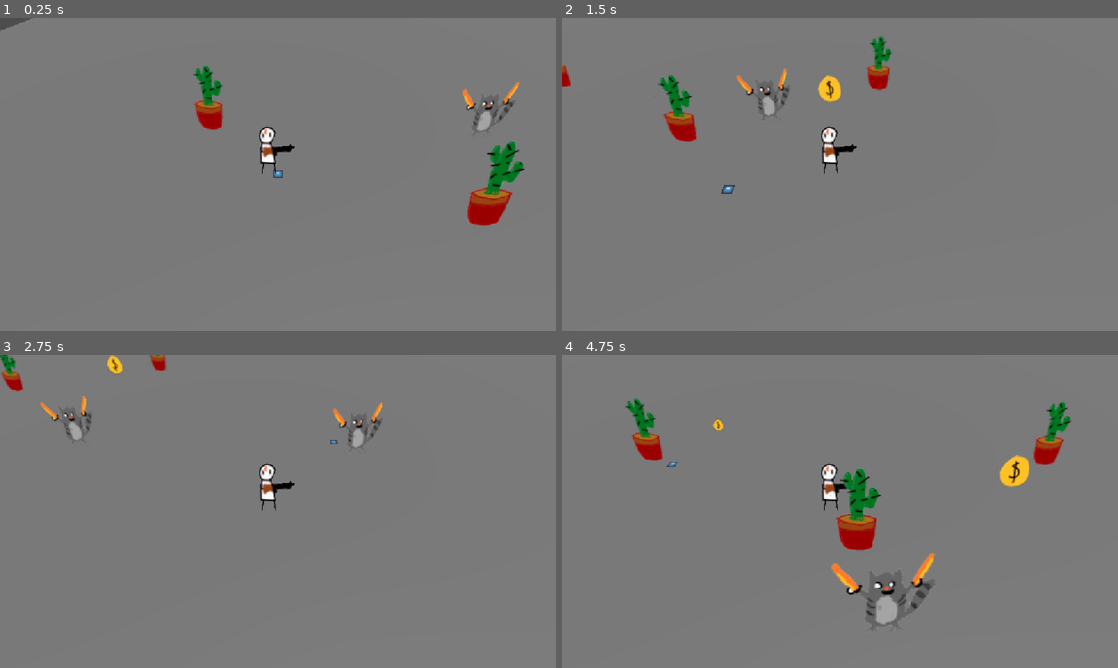
Above: before the commit, frames 1-4 (two rows, left to right).
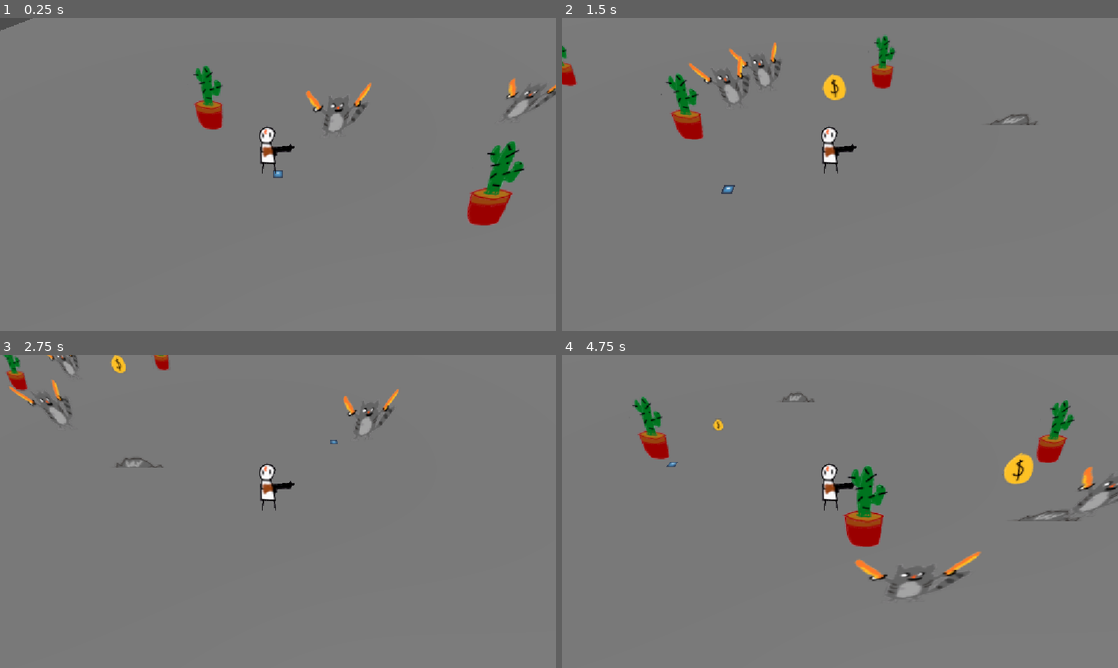
Above: after the commit, the same moments.

Repository: gmuGADIG/DEADSHOT
Game: Godot game, scene res://test_scenes/example_scene.tscn
Same seed, same stepped clock (60 frames per second), same inputs: the game is played once before the commit and once after it. This scene is started directly instead of the project's main scene. The engine's default icon, where the game draws it, is replaced by a stand-in: a white triangle on a blue panel in a dark square.
Inputs (mouse positions are in pixels of both pictures, inside the frame that each line leads up to):
- Up to frame 1 (0.25 s): no input
- Up to frame 2 (1.5 s): move the mouse to (962, 158) at 0.52 s; press the mouse at (962, 158) at 0.53 s; hold D (move_right) 0.53-1.28 s; tap E (interact) at 0.8, 1.35 s; move the mouse to (728, 190) at 1.27 s; release the mouse at (728, 190) at 1.28 s; hold S (move_down) from 1.28 s (still down)
- Up to frame 3 (2.75 s): click (166, 527) at 1.55 s; move the mouse to (333, 442) at 2.02 s; release S (move_down) at 2.03 s; press the mouse at (333, 442) at 2.03 s; hold D (move_right) from 2.03 s (still down); tap E (interact) at 2.3 s
- Up to frame 4 (4.75 s): move the mouse to (812, 574) at 2.77 s; release D (move_right) at 2.78 s; release the mouse at (812, 574) at 2.78 s; hold W (move_up) 2.78-3.53 s; tap E (interact) at 2.85 s; click (812, 574) at 3.05 s; move the mouse to (1006, 558) at 3.52 s; hold E (interact) 3.53-4.28 s; hold A (move_left) from 3.53 s (still down); tap Space (roll) at 3.6 s; move the mouse to (673, 464) at 4.27 s; click (673, 464) at 4.35 s

The runs differ from the first frame. In frame 1, 1.1% of the frame differs, in the area x 55-100%, y 19-36%; in frame 2, 2.7%; in frame 3, 1.8%; in frame 4, 4.8%, in the area x 11-100%, y 12-86%.

Commit message:
test bird swarm
added a test bird swarm enemy that shoots things and has a cooldown

Diff:
--- a/test_scenes/example_scene.tscn
+++ b/test_scenes/example_scene.tscn
@@ -1,6 +1,7 @@
-[gd_scene load_steps=8 format=3 uid="uid://d3o7riajla512"]
+[gd_scene load_steps=9 format=3 uid="uid://d3o7riajla512"]
 
 [ext_resource type="PackedScene" uid="uid://cr05xakri7lnw" path="res://world/floor/floor_gen.tscn" id="1_plfsl"]
+[ext_resource type="Script" uid="uid://dxqyfeho7h847" path="res://world/enemy/bird_swarm/bird_swarm_enemy.gd" id="2_0u0ns"]
 [ext_resource type="Texture2D" uid="uid://cjbsq7rk6r3h4" path="res://temp_art/gartic/cactus.png" id="2_p5u37"]
 [ext_resource type="Texture2D" uid="uid://sxaysn4gqoxo" path="res://temp_art/gartic/coin.png" id="3_p5u37"]
 [ext_resource type="PackedScene" uid="uid://dxdkwdigtcn43" path="res://world/enemy/test/enemy_test.tscn" id="4_wceyb"]
@@ -22,6 +23,13 @@
 
 [node name="EnemyTest" parent="." instance=ExtResource("4_wceyb")]
 transform = Transform3D(1, 0, 0, 0, 1, 0, 0, 0, 1, 9.249423, 4.7683716e-07, -2.0285115)
+max_hp = 15.0
+damage = 2.0
+movement_speed = 3.0
+
+[node name="bird swarm" parent="." instance=ExtResource("4_wceyb")]
+transform = Transform3D(1, 0, 0, 0, 1, 0, 0, 0, 1, 1.6531527, 0, -2.029)
+script = ExtResource("2_0u0ns")
 
 [node name="EnemyTest2" parent="." instance=ExtResource("4_wceyb")]
 transform = Transform3D(1, 0, 0, 0, 1, 0, 0, 0, 1, 34.517376, 4.7683716e-07, 10.03973)
--- /dev/null
+++ b/world/enemy/bird_swarm/bird_swarm_enemy.gd
@@ -0,0 +1,22 @@
+extends EnemyBase
+
+var timer : float = 0.0;
+
+func hostile() -> void:
+	#spawn projectiles when closing in on player
+	timer += get_process_delta_time();
+
+	if(timer >= 0.5):
+		var bullet: Bullet = preload("res://world/enemy/bird_swarm/homing_bird.tscn").instantiate();
+		get_tree().current_scene.add_child(bullet);
+		var dir: Vector3 = player.global_position - self.global_position;
+		dir.y = 0;
+		dir = dir.normalized();
+		bullet.fire(self, dir);
+		timer = 0;
+	set_movement_target(player.global_position);
+	should_move = not is_close_to_destination();
+
+func attack() -> void:
+	#damage player when close
+	pass
--- /dev/null
+++ b/world/enemy/bird_swarm/homing_bird.tscn
@@ -0,0 +1,17 @@
+[gd_scene load_steps=4 format=3 uid="uid://dbt7qhhjoclsd"]
+
+[ext_resource type="Texture2D" uid="uid://d3sodqao5sedc" path="res://temp_art/gartic/rock.png" id="1_oi4u5"]
+[ext_resource type="Script" uid="uid://bykjiyhskge1i" path="res://world/player/weapon/bullet/player_bullet.gd" id="1_somxi"]
+
+[sub_resource type="SphereShape3D" id="SphereShape3D_somxi"]
+
+[node name="HomingBird" type="Area3D"]
+script = ExtResource("1_somxi")
+atk_damage = 1
+atk_source = 1
+
+[node name="Sprite3D" type="Sprite3D" parent="."]
+texture = ExtResource("1_oi4u5")
+
+[node name="CollisionShape3D" type="CollisionShape3D" parent="."]
+shape = SubResource("SphereShape3D_somxi")
--- a/world/enemy/test/enemy_test.tscn
+++ b/world/enemy/test/enemy_test.tscn
@@ -8,6 +8,7 @@
 script = ExtResource("2_xuwp2")
 
 [node name="Sprite3D" parent="." index="1"]
+transform = Transform3D(1, 0, 0, 0, 0.99794334, 0.06409709, 0, -0.06409709, 0.99794334, 0, 1.6290603, 0.18859816)
 texture = ExtResource("2_yh6x6")
 
 [node name="VisibleOnScreenNotifier3D" type="VisibleOnScreenNotifier3D" parent="." index="3"]
--- a/world/player/weapon/basic_gun/basic_gun.gd
+++ b/world/player/weapon/basic_gun/basic_gun.gd
@@ -8,7 +8,7 @@
 		fire()
 
 func fire() -> void:
-	var bullet: Bullet = preload("res://world/player/weapon/bullet/player_bullet.tscn").instantiate()
+	var bullet: Area3D = preload("res://world/player/weapon/bullet/player_bullet.tscn").instantiate()
 	get_tree().current_scene.add_child(bullet)
 	bullet.fire(self, player.aim_dir())
 
Not shown, added: world/enemy/bird_swarm/bird_swarm_enemy.gd.uid
